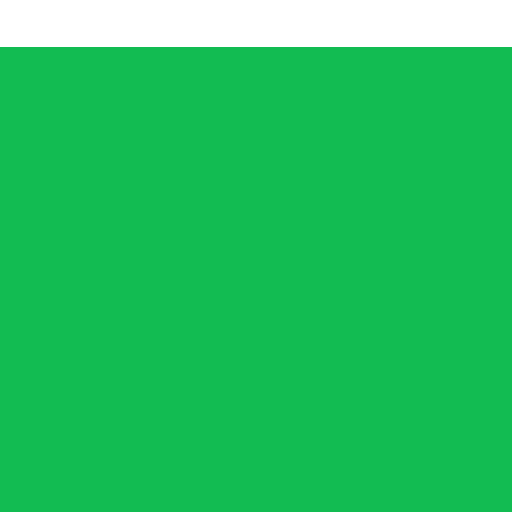
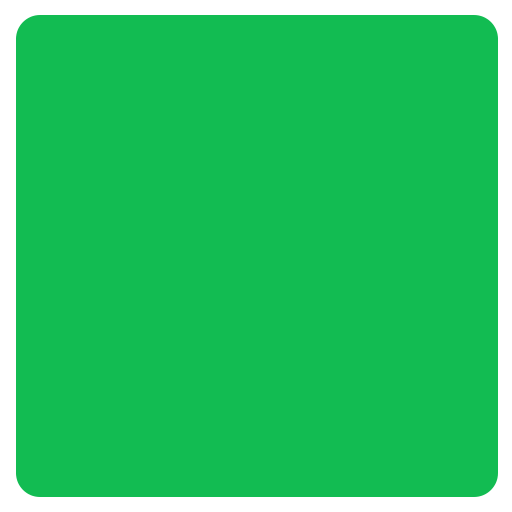
The second 512 x 512 image is a revision of the first. Changes to its layers:
hid "Rectangle 1" (2nd of 2) over left=0, top=47, right=512, bottom=512
showed "Rounded Rectangle 1", painted on it over left=0, top=15, right=512, bottom=512
